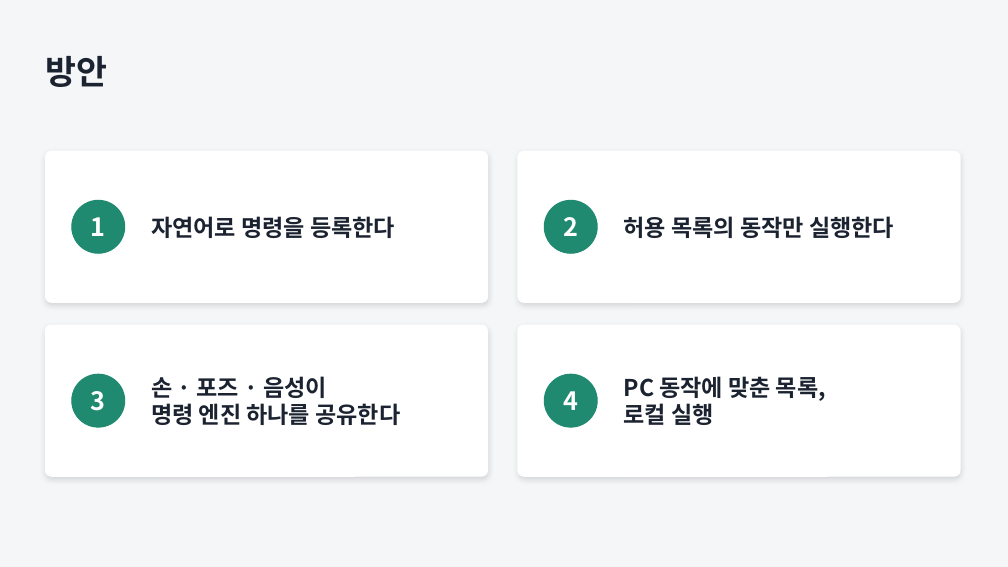
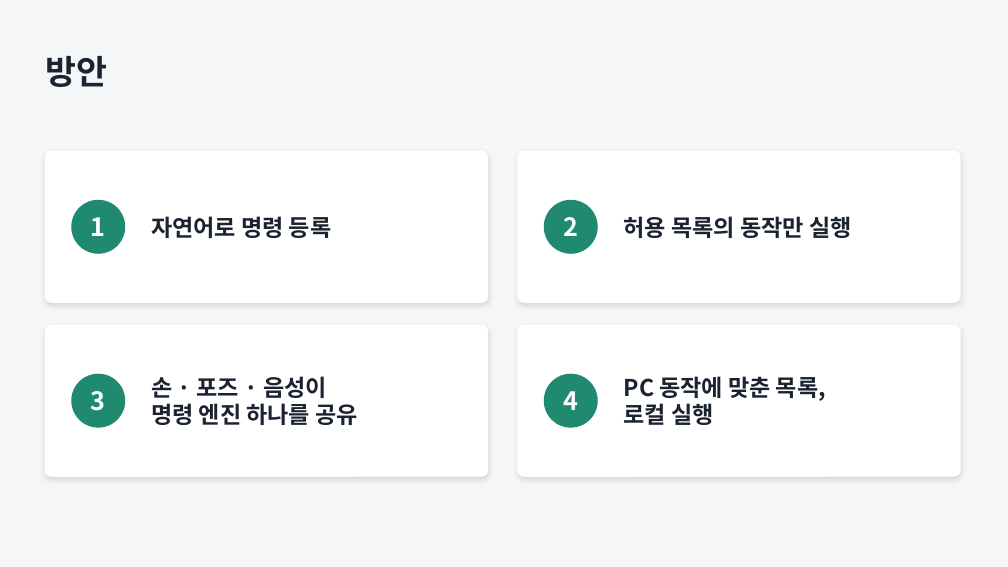
Before and after one commit to JungUH-0/JungPra, a slide deck: slide 3 of pythonpra/myproject/ppt/assistant_process.pptx. Drawn at 1008x567 pixels with LibreOffice and Linux fonts; fonts in the diff are those of the drawing. Boxes give left, top, right and bottom in pixels: in the first picture for what was removed or moved away, otherwise in the second. Text is boxed around its words. In the diff, an @@ line names an element or a change of style, - is before the commit and + after.

```diff
--- a/pythonpra/myproject/ppt/assistant_process.pptx
+++ b/pythonpra/myproject/ppt/assistant_process.pptx
@@ text at [151, 216, 331, 238]: text changed @@
-자연어로 명령을 등록한다
+자연어로 명령 등록
@@ text at [624, 216, 851, 238]: text changed @@
-허용 목록의 동작만 실행한다
+허용 목록의 동작만 실행
@@ text at [151, 403, 357, 425]: text changed @@
-명령 엔진 하나를 공유한다
+명령 엔진 하나를 공유
```
Also in this commit, not shown: 11 other slides changed, 5 other files.
